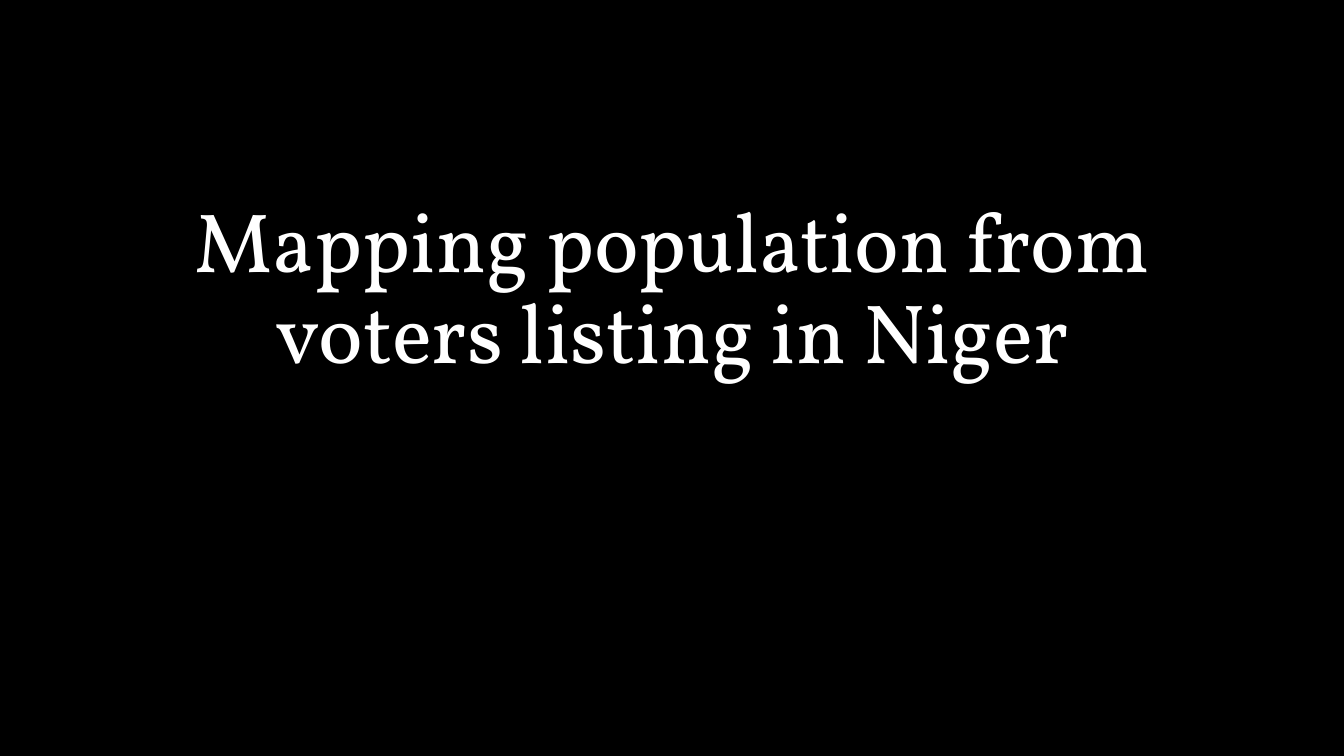
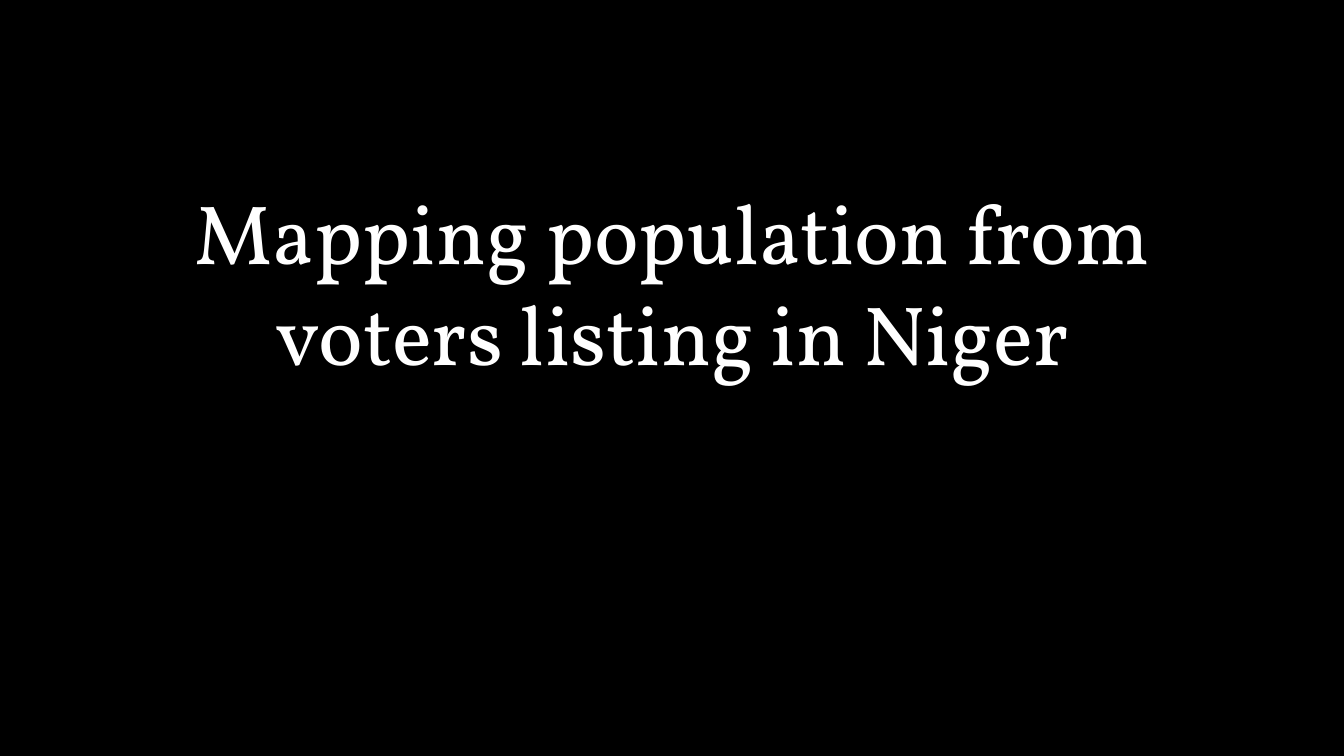
Before and after one commit to grlurton/niger_election, a slide deck: slide 1 of reports/figures/10.04 - presentation cse599.pptx. Drawn at 1344x756 pixels with LibreOffice and Linux fonts; fonts in the diff are those of the drawing. Boxes give left, top, right and bottom in pixels: in the first picture for what was removed or moved away, otherwise in the second. Text is boxed around its words. In the diff, an @@ line names an element or a change of style, - is before the commit and + after.

Commit message:
adding some structure in names mapping

```diff
--- a/reports/figures/10.04 - presentation cse599.pptx
+++ b/reports/figures/10.04 - presentation cse599.pptx
@@ text "Mapping population from voters listing ..." at (195, 204, 1150, 386): line spacing 0.9 to 1 @@
```
Also in this commit, not shown: 2 other slides changed, 3 other files.
